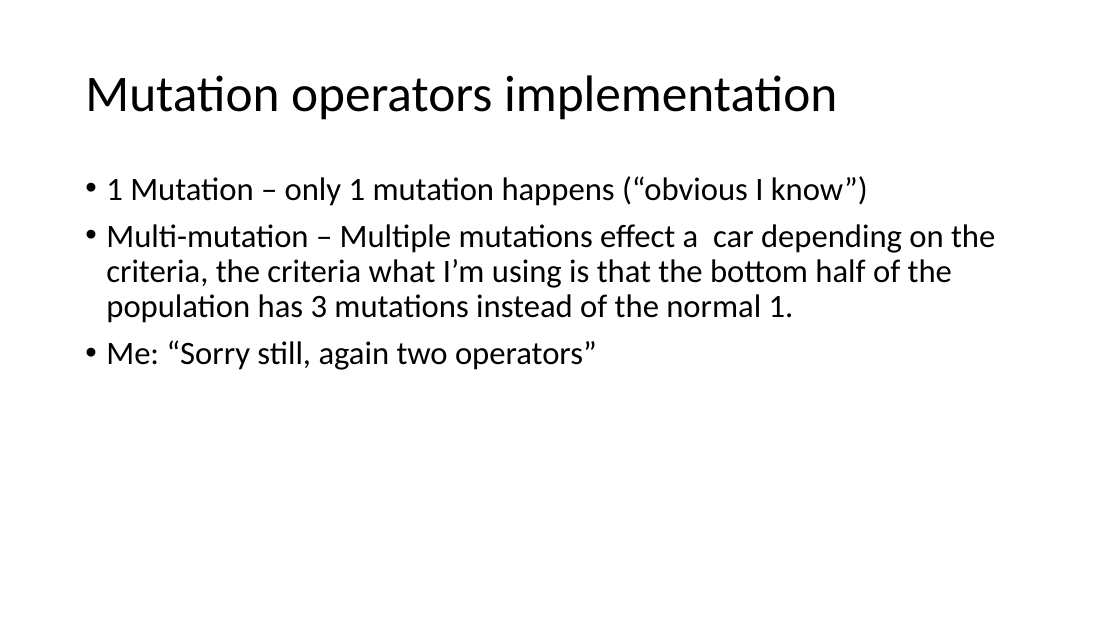
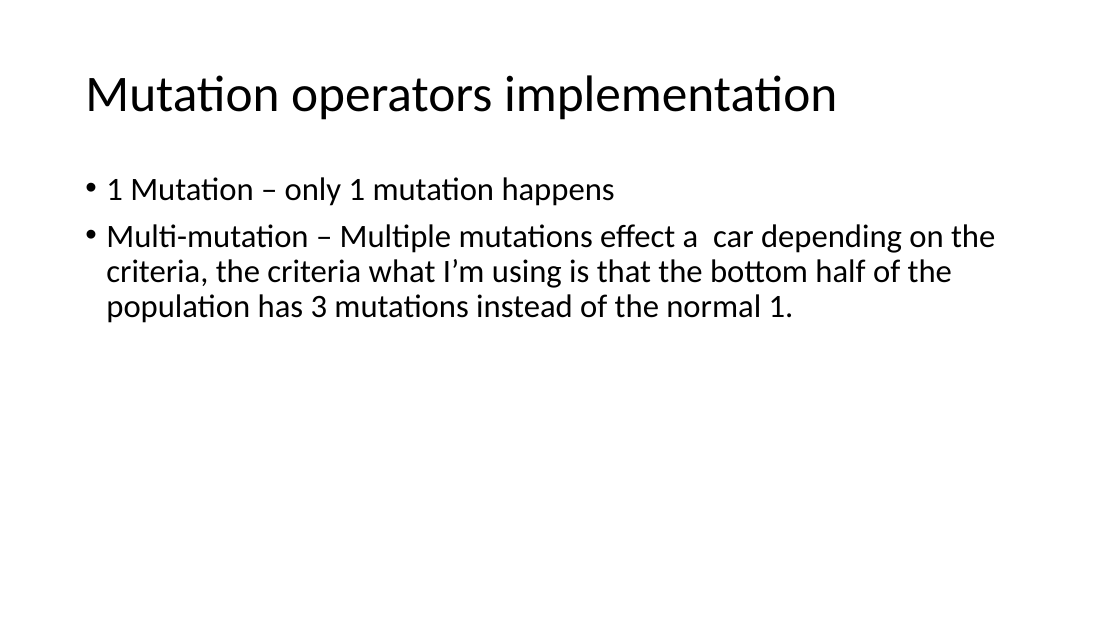
Before and after one commit to jonster100/Dissertation-, a slide deck: slide 6 of Documentation/Genetic-Cars-Simulation-presentation.odp. Drawn at 1120x630 pixels with LibreOffice and Linux fonts; fonts in the diff are those of the drawing. Boxes give left, top, right and bottom in pixels: in the first picture for what was removed or moved away, otherwise in the second. Text is boxed around its words. In the diff, an @@ line names an element or a change of style, - is before the commit and + after.

```diff
--- a/Documentation/Genetic-Cars-Simulation-presentation.odp
+++ b/Documentation/Genetic-Cars-Simulation-presentation.odp
@@ text at [106, 177, 615, 206]: text changed @@
-• 1 Mutation – only 1 mutation happens (“obvious I know”)
+• 1 Mutation – only 1 mutation happens
@@ text at [106, 340, 597, 370]: paragraph removed @@
-• Me: “Sorry still, again two operators”
```
Also in this commit, not shown: 6 other slides changed, 12 other files.
